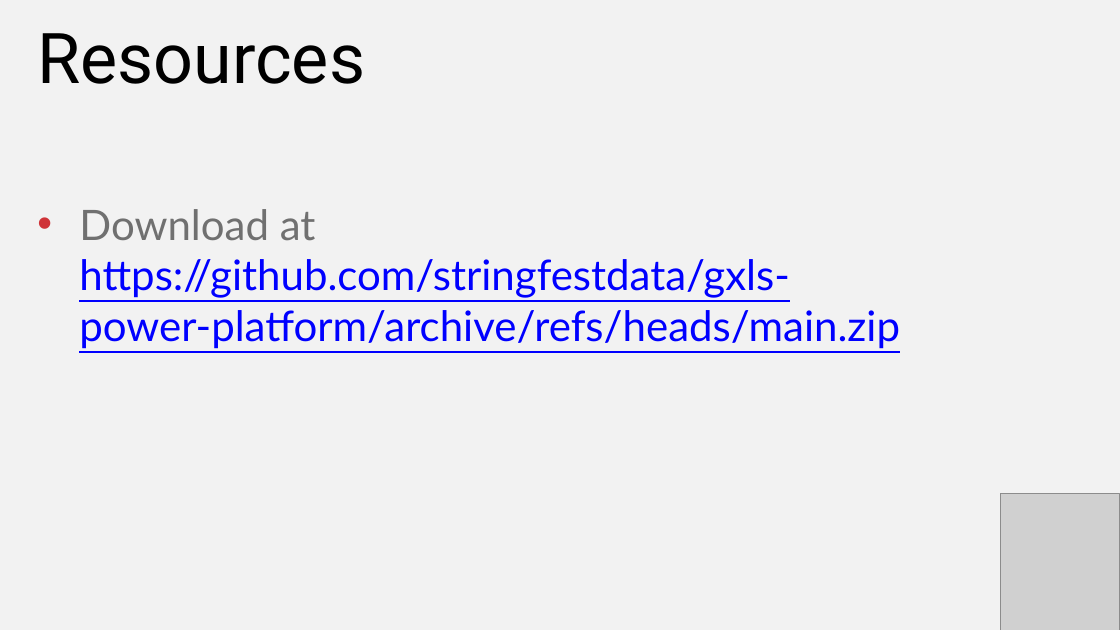
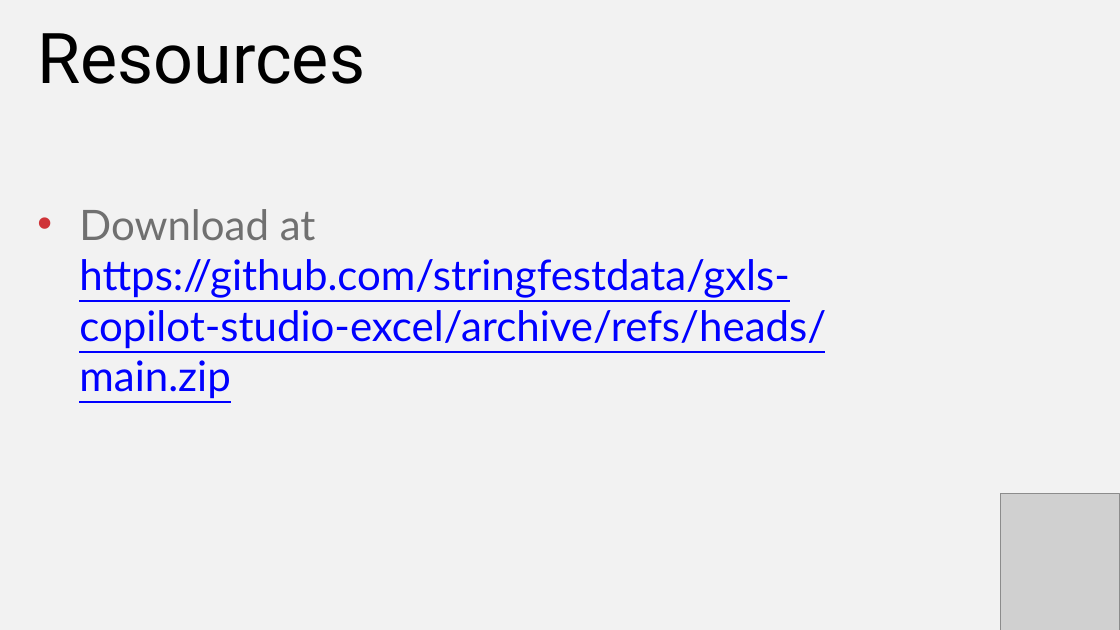
Before and after one commit to stringfestdata/gxls-copilot-studio-excel, a slide deck: slide 4 of gxls-copilot-studio-excel.pptx. Drawn at 1120x630 pixels with LibreOffice and Linux fonts; fonts in the diff are those of the drawing; grey boxes stand for pictures. Boxes give left, top, right and bottom in pixels: in the first picture for what was removed or moved away, otherwise in the second. Text is boxed around its words. In the diff, an @@ line names an element or a change of style, - is before the commit and + after.

```diff
--- a/gxls-copilot-studio-excel.pptx
+++ b/gxls-copilot-studio-excel.pptx
@@ text at (x1=79, y1=209, x2=826, y2=399): text changed @@
-• Download at https://github.com/stringfestdata/gxls-power-platform/archive/refs/heads/main.zip
+• Download at https://github.com/stringfestdata/gxls-copilot-studio-excel/archive/refs/heads/main.zip
```
Also in this commit, not shown: 2 other slides changed, 6 slides added, 33 slides removed, 11 other files.
